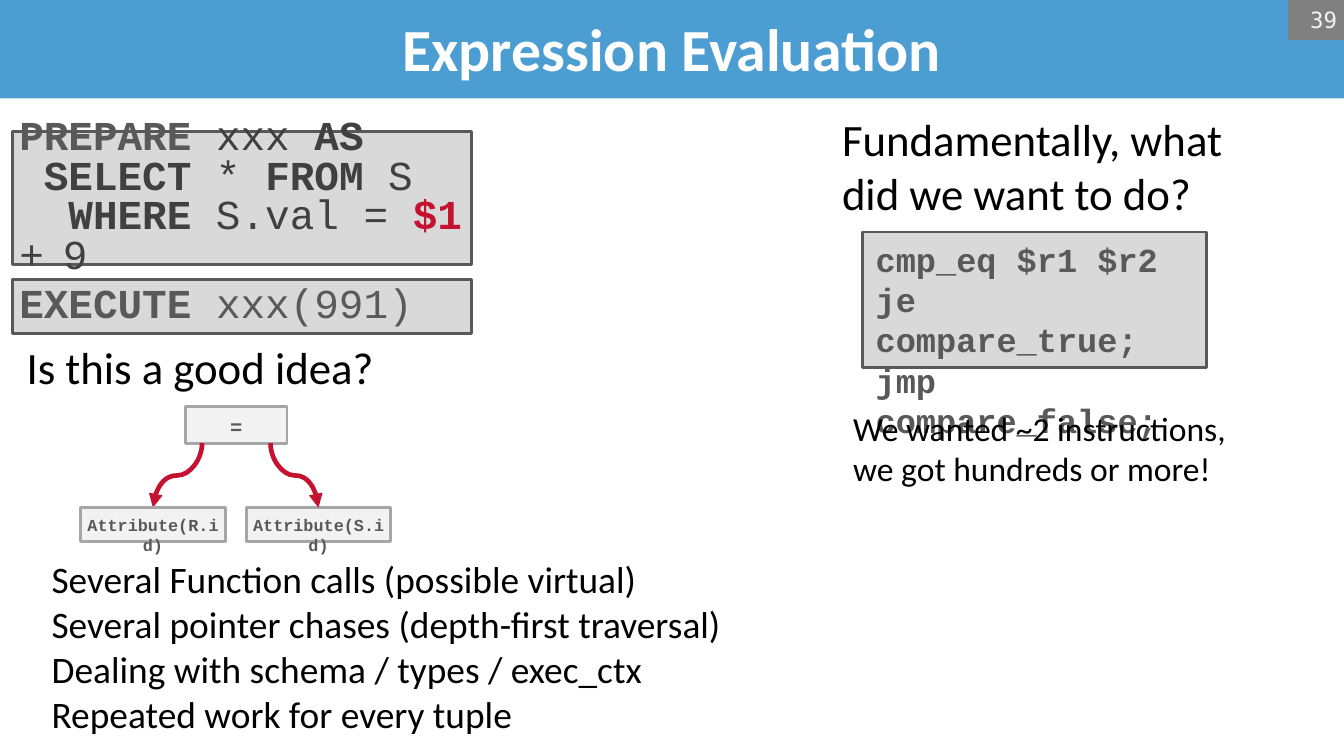
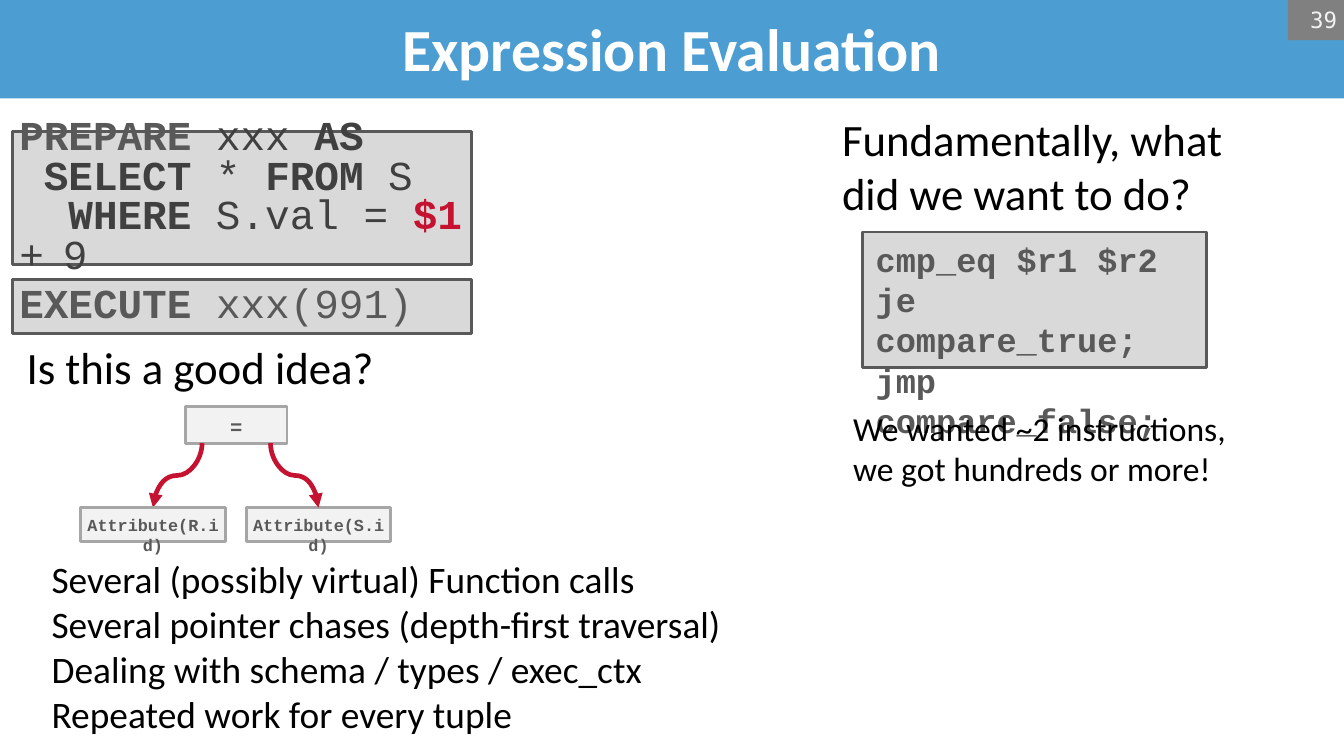
Before and after one commit to bsb20/bsb20.github.io, a slide deck: slide 39 of docs/421_f26/lectures/L13_query_execution.pptx. Drawn at 1344x756 pixels with LibreOffice and Linux fonts; fonts in the diff are those of the drawing; background and template pictures are left out. Boxes give left, top, right and bottom in pixels: in the first picture for what was removed or moved away, otherwise in the second. Text is boxed around its words. In the diff, an @@ line names an element or a change of style, - is before the commit and + after.

```diff
--- a/docs/421_f26/lectures/L13_query_execution.pptx
+++ b/docs/421_f26/lectures/L13_query_execution.pptx
@@ text at [52, 566, 634, 599]: text changed @@
-Several Function calls (possible virtual)
+Several (possibly virtual) Function calls
```
Also in this commit, not shown: 6 other slides changed, 1 other file.
